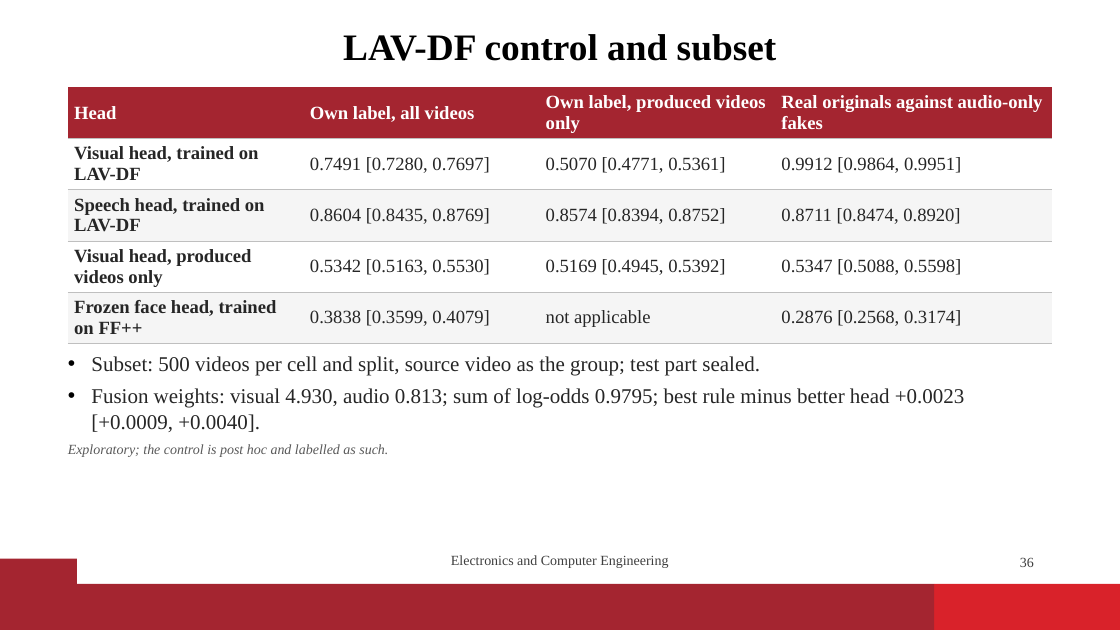
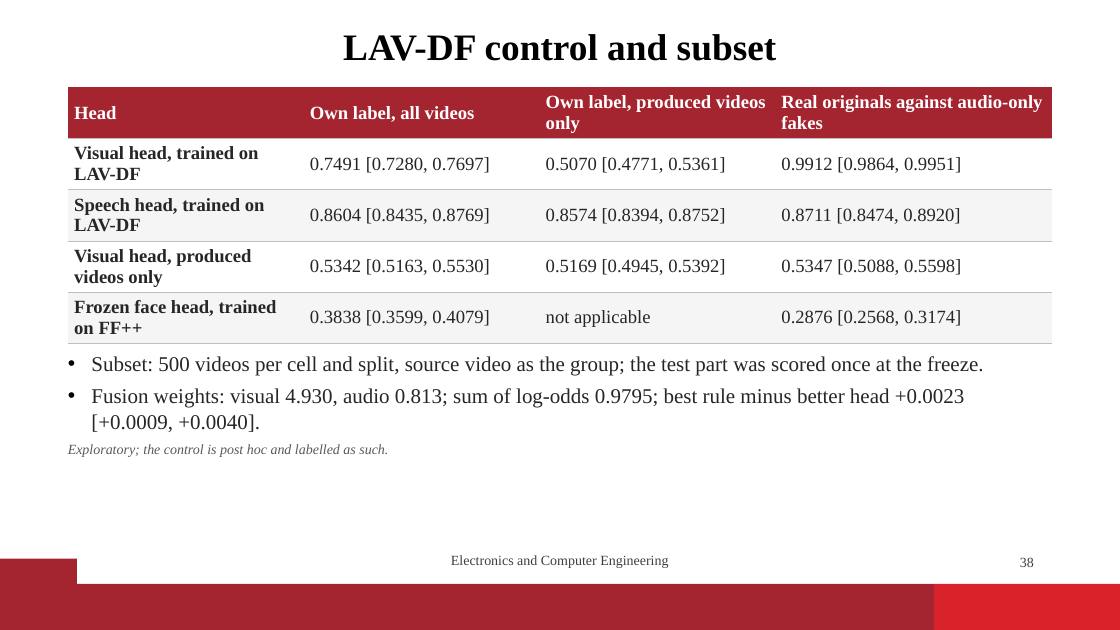
Before and after one commit to vaibhavshiroorkar/deepfake-detection, a slide deck: slide 38 of slides/DeepFake_Detection_Presentation.pptx (slide 36 before the commit). Drawn at 1120x630 pixels with LibreOffice and Linux fonts; fonts in the diff are those of the drawing; background and template pictures are left out. Boxes give left, top, right and bottom in pixels: in the first picture for what was removed or moved away, otherwise in the second. Text is boxed around its words. In the diff, an @@ line names an element or a change of style, - is before the commit and + after.

Commit message:
paper,report,slides: sealed results (T1 to T3, staircase, LAV-DF), pending cells filled; ladder figure I-8 row

```diff
--- a/slides/DeepFake_Detection_Presentation.pptx
+++ b/slides/DeepFake_Detection_Presentation.pptx
@@ text at box(91, 356, 983, 376): text changed @@
-• Subset: 500 videos per cell and split, source video as the group; test part sealed.
+• Subset: 500 videos per cell and split, source video as the group; the test part was scored once at the freeze.
@@ page number at box(1020, 557, 1034, 567): text changed @@
-36
+38
```
Also in this commit, not shown: 13 other slides changed, 3 slides added, 17 other files.
